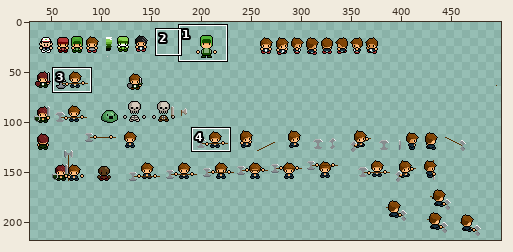
Two states of a sprite sheet, extra/jumble.png. The picture above shows the old version from afar; the outline marks the close-up.
Close-up. Before the edit:
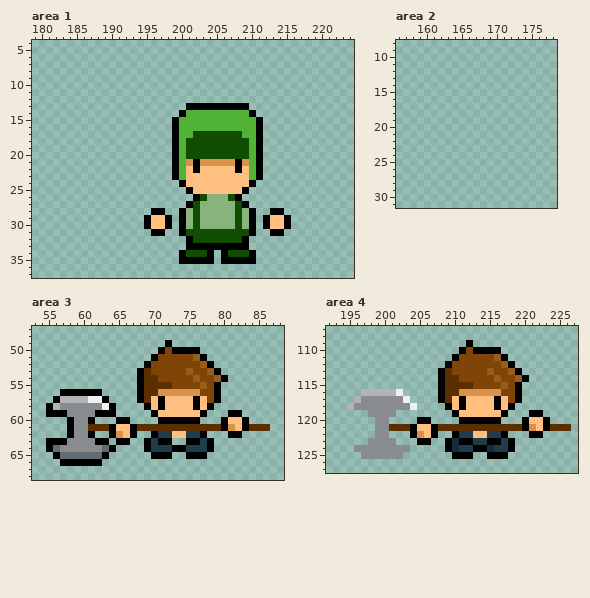
The file is 500x500 pixels. Colours within 5 levels of each other are drawn and written as one. Shown: area 1: x 179..224, y 4..37; area 2: x 156..178, y 8..31; area 3: x 53..88, y 47..68; area 4: x 192..227, y 107..127. The wide view leaves out empty margins. The commit also changed other parts of the picture, which this record leaves out.
New version:
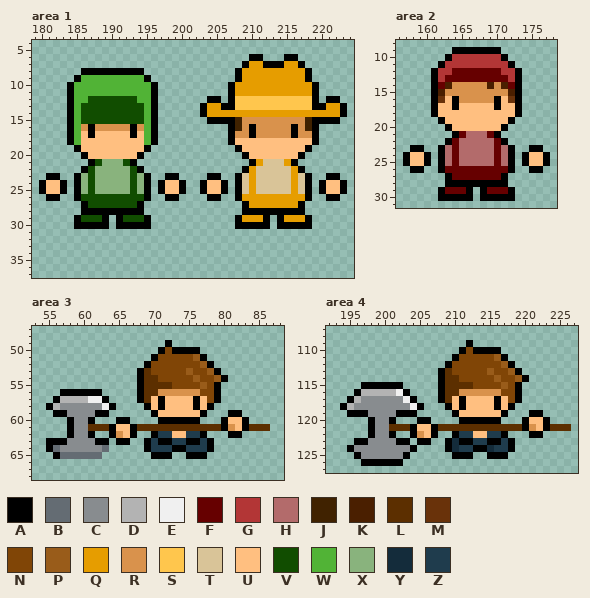
Palette (. is transparent): A #000000  B #646c73  C #888c8f  D #b3b3b3  E #f0f0f0  F #660000  G #b33636  H #b36b6b  J #402200  K #4a1f00  L #5c2f00  M #69320a  N #804506  P #995c1a  Q #e69d00  R #d9924c  S #ffc64d  T #d9c498  U #ffbf80  V #114d00  W #51b336  X #89b37d  Y #142c3b  Z #1f3c4d
Edits made:
Area 1:
y 6: x 210..211 .. -> AA; x 215..216 .. -> AA
y 7: x 209..217 ......... -> AQQAAAQQA
y 8: x 186..194 ......... -> AAAAAAAAA; x 208..218 ........... -> AQQQQQQQQQA
y 9: x 185..195 ........... -> AWWWWWWWWWA; x 208..218 ........... -> AQQQQQQQQQA
y 10..11: x 184..196 ............. -> AWWWWWWWWWWWA; x 207..219 ............. -> AQQQQQQQQQQQA
y 12: x 184..196 ............. -> AWWVVVVVVVWWA; x 204..205 .. -> AA; x 207..219 ............. -> ASSSSSSSSSSSA; x 221..222 .. -> AA
y 13: x 184..196 ............. -> AWVVVVVVVVVWA; x 201..202 AA -> ..; x 204..205 AA -> QQ; x 208..223 AA.............. -> SSSSSSSSSSSAAQQA
y 14: x 184..196 ............. -> AWVVVVVVVVVWA; x 200..223 AWWWWWWWWWA............. -> ...AQQQQQQQQQQQQQQQQQQQA
y 15: x 184..196 ............. -> AWVVVVVVVVVWA; x 199..222 AWWWWWWWWWWWA........... -> .....AAAAJRRRRRRRRRJAAAA
y 16: x 184..196 ............. -> AWRARRRRRARWA; x 199..219 AWWWWWWWWWWWA........ -> ........AJRARRRRRARJA
y 17: x 184..196 ............. -> AWUAUUUUUAUWA; x 199..219 AWWVVVVVVVWWA........ -> ........ARRARRRRRARRA
y 18: x 184..196 ............. -> AWUUUUUUUUUWA; x 199..219 AWVVVVVVVVVWA........ -> ........AUUUUUUUUUUUA
y 19: x 185..195 ........... -> AUUUUUUUUUA; x 199..218 AWVVVVVVVVVWA....... -> .........AUUUUUUUUUA
y 20: x 186..194 ......... -> AUUUUUUUA; x 199..217 AWVVVVVVVVVWA...... -> ..........AUUUUUUUA
y 21: x 187..193 ....... -> AVXXXVA; x 199..216 AWRARRRRRARWA..... -> ...........AQTTTQA
y 22: x 186..194 ......... -> AVXXXXXVA; x 199..217 AWUAUUUUUAUWA...... -> ..........AQTTTTTQA
y 23: x 181..182 .. -> AA; x 185..195 ........... -> AXVXXXXXVXA; x 198 . -> A; x 200..218 WUUUUUUUUUWA....... -> ....AA..ATQTTTTTQTA; x 221..222 .. -> AA
y 24: x 180..183 .... -> AUUA; x 185..195 ........... -> AXVXXXXXVXA; x 197..199 ... -> AUU; x 201..203 UUU -> ..A; x 206..218 UUUUA........ -> A.ATQTTTTTQTA; x 220..223 .... -> AUUA
y 25: x 180..183 .... -> AUUA; x 185..195 ........... -> AXVXXXXXVXA; x 197..203 ....AUU -> AUUA..A; x 206..218 UUUA......... -> A.ATQTTTTTQTA; x 220..223 .... -> AUUA
y 26: x 181..182 .. -> AA; x 185..195 ........... -> AVVVVVVVVVA; x 198..199 .. -> AA; x 202..207 AVXXXV -> ..AA..; x 209..218 .......... -> QQQQQQQQQA; x 221..222 .. -> AA
y 27: x 186..194 ......... -> AVVVVVVVA; x 201..208 AVXXXXXV -> ........; x 210..217 ........ -> QQQQQQQA
y 28: x 186..194 ......... -> AAAAAAAAA; x 196..197 AA -> ..; x 200..209 AXVXXXXXVX -> .........A; x 211..212 .. -> AA; x 215..217 ... -> AAA
y 29: x 185..189 ..... -> AVVVA; x 191..194 .... -> AVVV; x 196..198 UUA -> ...; x 200..211 AXVXXXXXVXA. -> ........AQQQ; x 213..218 UUA... -> .AQQQA
y 30: x 185..189 ..... -> AAAAA; x 191..194 .... -> AAAA; x 196..198 UUA -> ...; x 200..209 AXVXXXXXVX -> ........AA; x 211 . -> A; x 213..214 UU -> .A; x 216..218 ... -> AAA
y 31: x 196..197 AA -> ..; x 200..210 AVVVVVVVVVA -> ...........; x 213..214 AA -> ..
y 32: x 201..209 AVVVVVVVA -> .........
y 33: x 201..209 AAAAAAAAA -> .........
y 34: x 200..204 AVVVA -> .....; x 206..210 AVVVA -> .....
y 35: x 200..204 AAAAA -> .....; x 206..210 AAAAA -> .....
Area 2:
y 9: x 164..170 ....... -> AAAAAAA
y 10: x 163..171 ......... -> AGGGGGGGA
y 11: x 162..172 ........... -> AGGGGGGGGGA
y 12: x 161..173 ............. -> AGGFFFFFFFGGA
y 13: x 161..173 ............. -> AGFFFFFFFFFGA
y 14: x 161..173 ............. -> AFKRRRRRKRKFA
y 15: x 161..173 ............. -> AKRRRRRRRRRKA
y 16: x 161..173 ............. -> AMUARRRRRAUMA
y 17: x 161..173 ............. -> AUUAUUUUUAUUA
y 18: x 161..173 ............. -> AUUUUUUUUUUUA
y 19: x 162..172 ........... -> AUUUUUUUUUA
y 20: x 163..171 ......... -> AUUUUUUUA
y 21: x 164..170 ....... -> AFHHHFA
y 22: x 163..171 ......... -> AFHHHHHFA
y 23: x 158..159 .. -> AA; x 162..172 ........... -> AHFHHHHHFHA; x 175..176 .. -> AA
y 24..25: x 157..160 .... -> AUUA; x 162..172 ........... -> AHFHHHHHFHA; x 174..177 .... -> AUUA
y 26: x 158..159 .. -> AA; x 162..172 ........... -> AFFFFFFFFFA; x 175..176 .. -> AA
y 27: x 163..171 ......... -> AFFFFFFFA
y 28: x 163..171 ......... -> AAAAAAAAA
y 29: x 162..166 ..... -> AFFFA; x 168..172 ..... -> AFFFA
y 30: x 162..166 ..... -> AAAAA; x 168..172 ..... -> AAAAA
Area 3:
y 59: x 55 A -> .; x 64 A -> .
y 63: x 73..74 .. -> ZZ
y 64: x 64 A -> .
y 65: x 63 A -> .
y 66: x 57..62 AAAAAA -> ......
Area 4:
y 115: x 197..202 ...... -> AAAAAA
y 116: x 196 . -> A; x 203 . -> A
y 117: x 195 . -> A; x 204 . -> A
y 118: x 194 . -> A; x 205 . -> A
y 119: x 195..197 ... -> AAA; x 202..204 ... -> AAA
y 120: x 198 . -> A; x 201 . -> A
y 121: x 198 . -> A
y 122: x 198 . -> A; x 201 . -> A
y 123: x 196..197 .. -> AA; x 202..203 .. -> AA
y 124: x 195 . -> A; x 204 . -> A
y 125: x 196 . -> A; x 203 . -> A
y 126: x 197..202 ...... -> AAAAAA
